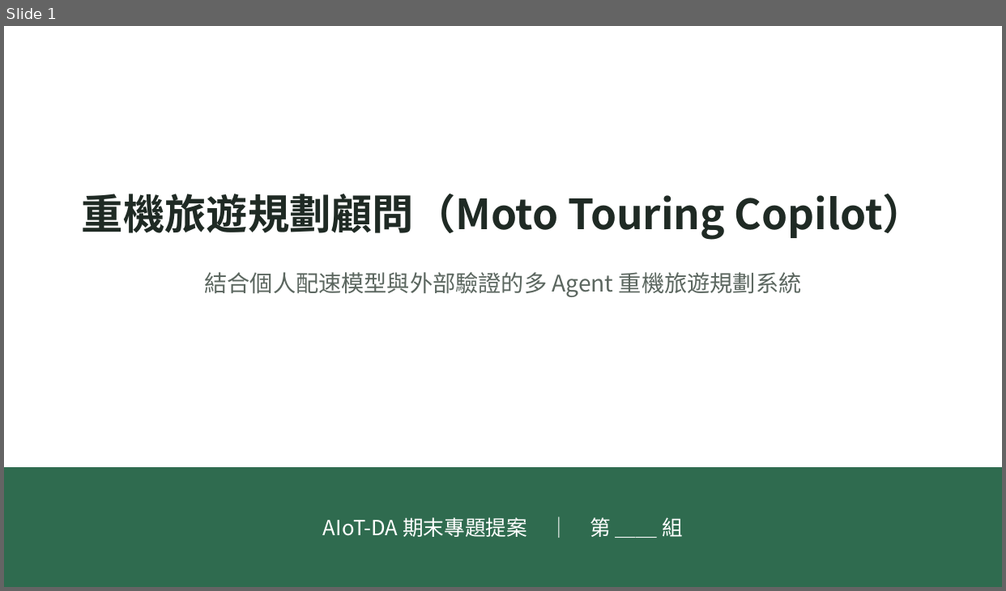
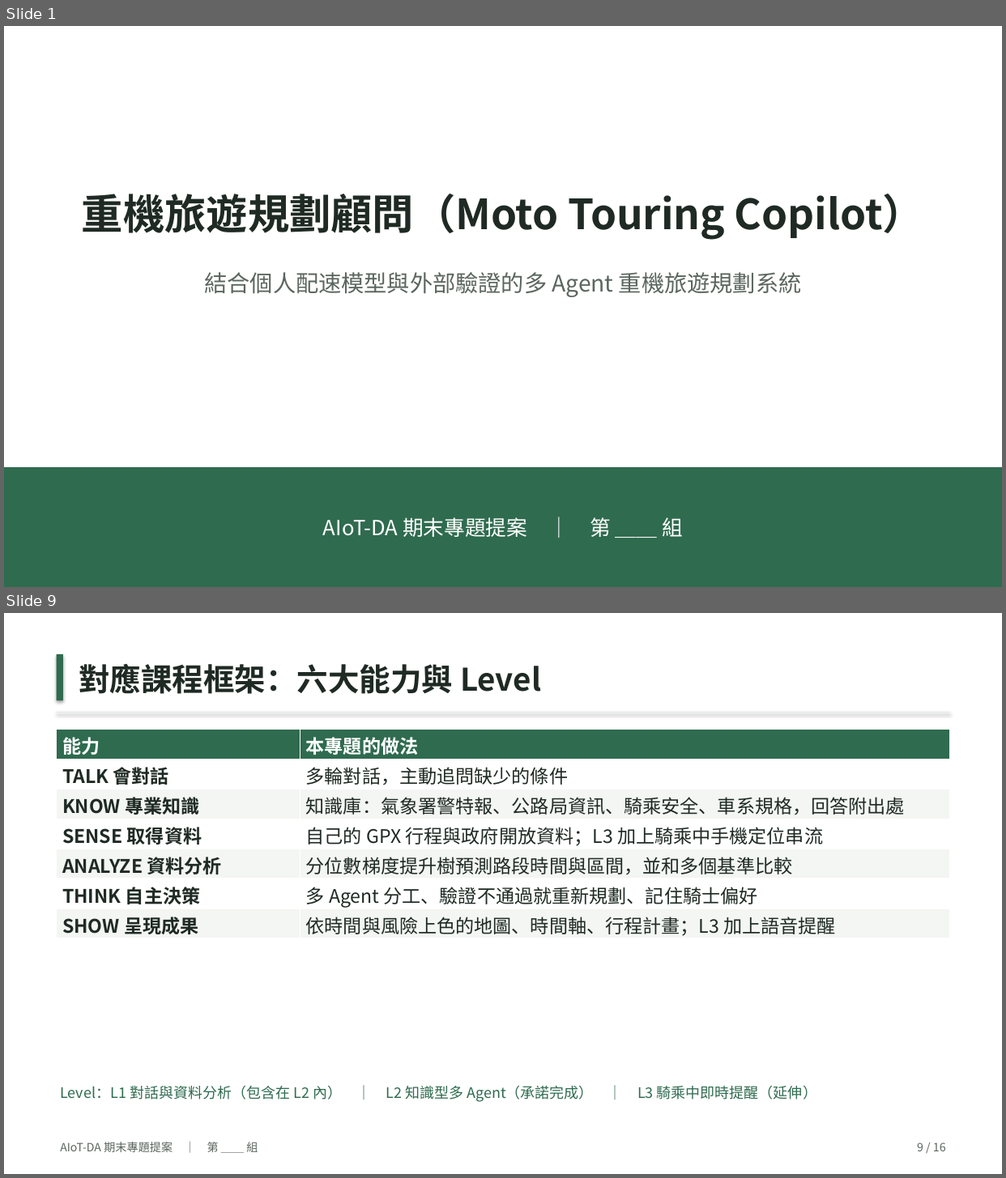
Before and after one commit to yotsubamomo/aiot-classwork, a slide deck: final_project/doc/proposal/proposal-slides.pptx. Shown one above the other, each under a label of ours: slide 1 before the commit, slides 1 and 9 after it; the slides between them are not shown. The pictures are 1006x591 and 1006x1178 pixels, drawn with LibreOffice and Linux fonts; fonts in the diff are those of the drawing. Boxes give left, top, right and bottom in pixels: in the first picture for what was removed or moved away, otherwise in the second. Text is boxed around its words. In the diff, an @@ line names an element or a change of style, - is before the commit and + after.

```diff
--- a/final_project/doc/proposal/proposal-slides.pptx
+++ b/final_project/doc/proposal/proposal-slides.pptx
@@ slide 9 added at (4,613,1002,1174), background #FFFFFF @@
@@ rectangle added at (57,654,63,700), fill #2F6B4F @@
@@ text added at (79,664,541,694), 30 pt, text #1F2A24, bold @@
+對應課程框架：六大能力與 Level
@@ rectangle added at (57,712,949,713), fill #E3EEE7 @@
@@ table added at (57,729,949,939), 7 rows, 2 columns @@
+能力 | 本專題的做法
+TALK 會對話 | 多輪對話，主動追問缺少的條件
+KNOW 專業知識 | 知識庫：氣象署警特報、公路局資訊、騎乘安全、車系規格，回答附出處
+SENSE 取得資料 | 自己的 GPX 行程與政府開放資料；L3 加上騎乘中手機定位串流
+ANALYZE 資料分析 | 分位數梯度提升樹預測路段時間與區間，並和多個基準比較
+THINK 自主決策 | 多 Agent 分工、驗證不通過就重新規劃、記住騎士偏好
+SHOW 呈現成果 | 依時間與風險上色的地圖、時間軸、行程計畫；L3 加上語音提醒
@@ text added at (60,1086,817,1102), 14 pt, text #2F6B4F @@
+Level：L1 對話與資料分析（包含在 L2 內） ｜ L2 知識型多 Agent（承諾完成） ｜ L3 騎乘中即時提醒（延伸）
@@ text added at (60,1142,258,1152), 11 pt, text #5B665F @@
+AIoT-DA 期末專題提案 ｜ 第 ＿＿ 組
@@ text added at (917,1143,946,1152), 11 pt, text #5B665F @@
+9 / 16
```
Also in this commit, not shown: 14 slides changed, 12 other files.
